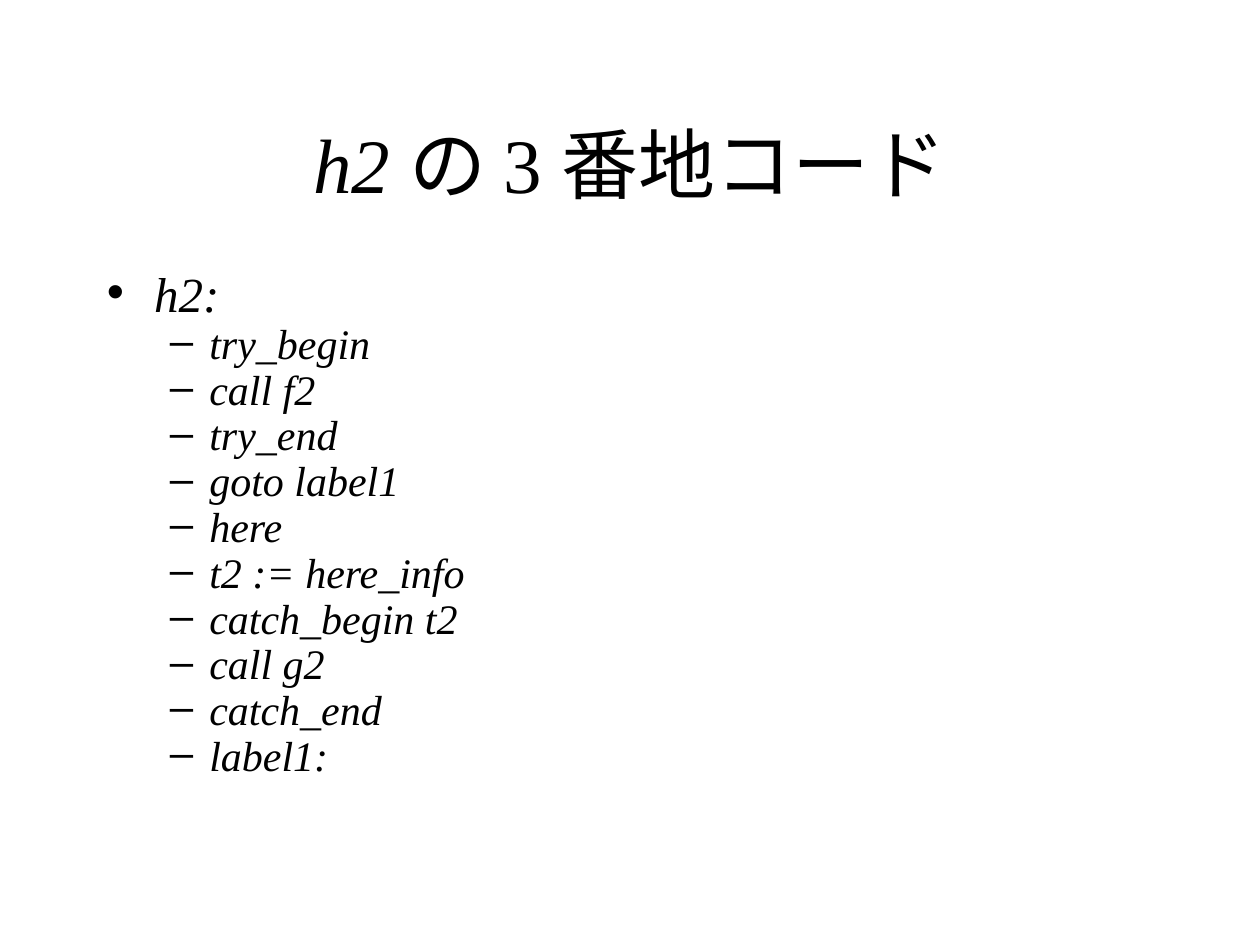
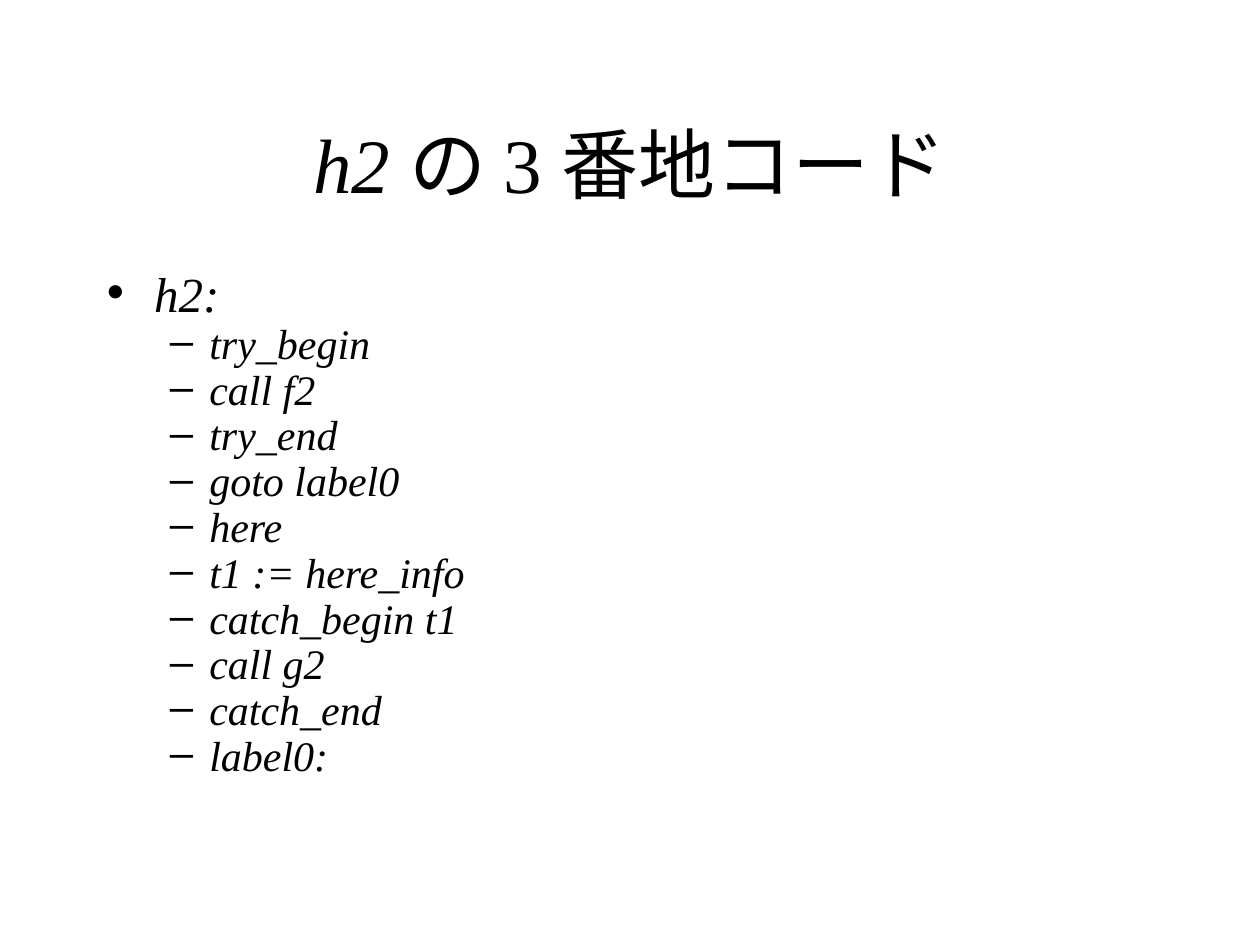
Before and after one commit to KeiHasegawa/cxx_doc, a slide deck: slide 8 of 24_exception_3ac.ppt. Drawn at 1260x945 pixels with LibreOffice and Linux fonts; fonts in the diff are those of the drawing. Boxes give left, top, right and bottom in pixels: in the first picture for what was removed or moved away, otherwise in the second. Text is boxed around its words. In the diff, an @@ line names an element or a change of style, - is before the commit and + after.

```diff
--- a/24_exception_3ac.ppt
+++ b/24_exception_3ac.ppt
@@ text at (209,467,399,505): text changed @@
-  – goto label1
+  – goto label0
@@ text at (209,558,464,643): text changed @@
-  – t2 := here_info
-  – catch_begin t2
+  – t1 := here_info
+  – catch_begin t1
@@ text at (209,742,328,772): text changed @@
-  – label1:
+  – label0:
```
Also in this commit, not shown: 4 other slides changed, 2 slides added, 3 other files.
